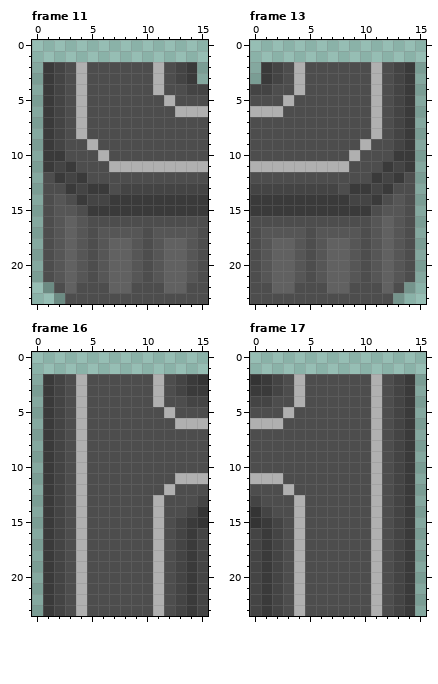
Pixel-art file -- Assets/Sprites/Building/Dam.aseprite. That is the earlier state.
16x24 pixels, 47 frames. Colours within 5 levels of each other are drawn and written as one. Shown: frame 11, frame 13, frame 16, frame 17.
The same view after the edit:
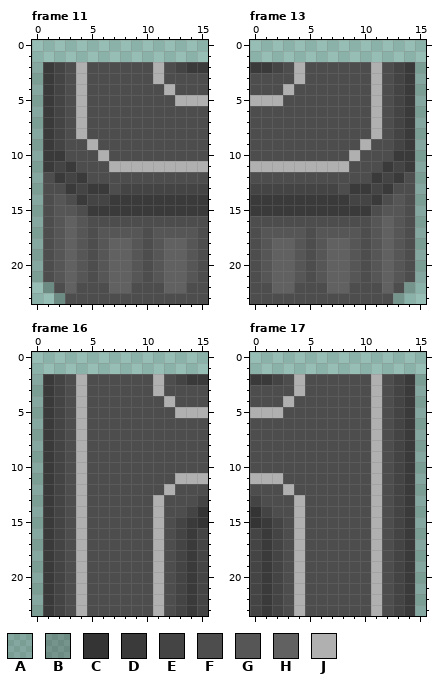
Palette (. is transparent): A #0000001e  B #00000038  C #343434  D #3a3a3a  E #444444  F #4d4d4d  G #565656  H #616161  J #b0b0b0
Commit message: Corrected Dam Tilemap
Difference:
Changed rows in their new state; - is an unchanged pixel.
Frame 11:
first column x 11:
 2 ----D
 3 --FFF
 4 FJ-FF
 5 -FJJJ
 6 --FFF
Frame 13:
first column x 0:
 2 D----
 3 FFF--
 4 FF-JF
 5 JJJF-
 6 FFF--
Frame 16: the same change as frame 11
Frame 17: the same change as frame 13
Changed places in both pictures, as pixel boxes (x1, y1, x2, y2):
changed: (153, 62, 208, 117)
changed: (250, 62, 305, 117)
changed: (153, 374, 208, 429)
changed: (250, 374, 305, 429)
